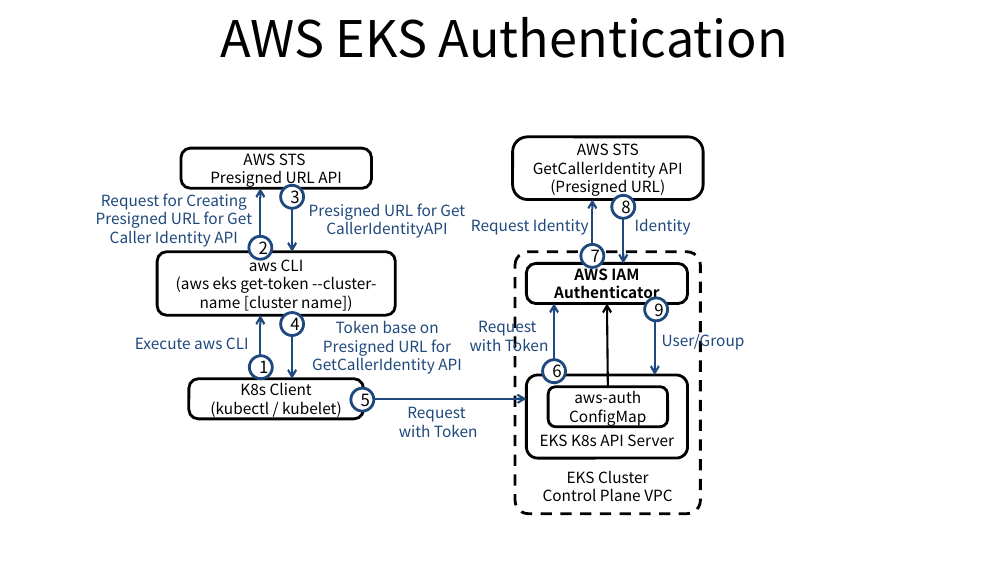
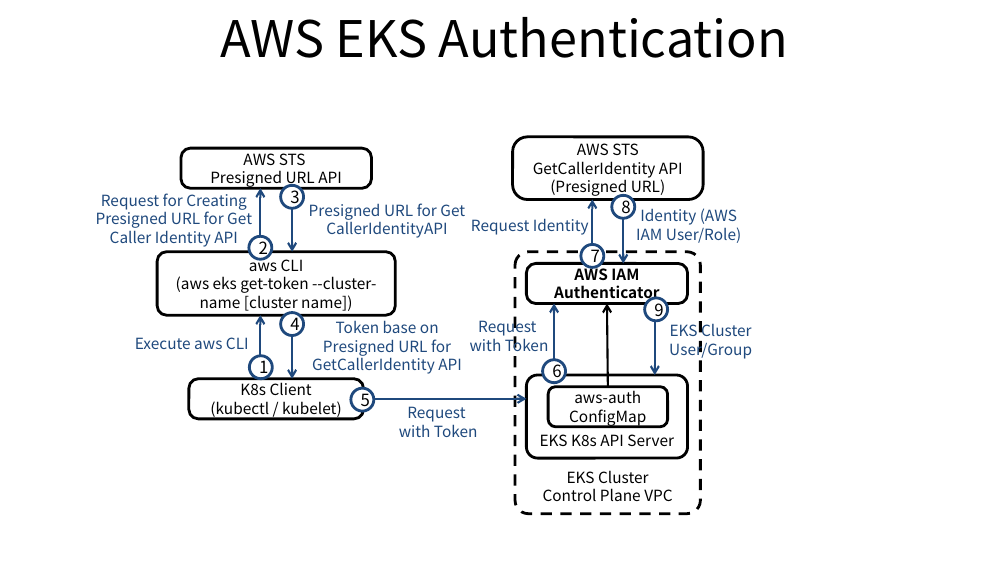
Before and after one commit to ssup2/blog-old, a slide deck: slide 1 of images/theory_analysis/AWS_EKS_인증/AWS_EKS_인증.pptx. Drawn at 1008x567 pixels with LibreOffice and Linux fonts; fonts in the diff are those of the drawing. Boxes give left, top, right and bottom in pixels: in the first picture for what was removed or moved away, otherwise in the second. Text is boxed around its words. In the diff, an @@ line names an element or a change of style, - is before the commit and + after.

```diff
--- a/images/theory_analysis/AWS_EKS_인증/AWS_EKS_인증.pptx
+++ b/images/theory_analysis/AWS_EKS_인증/AWS_EKS_인증.pptx
@@ text at (x1=636, y1=208, x2=741, y2=243): text changed @@
-Identity
+Identity (AWS IAM User/Role)
@@ text "EKS Cluster" moved from (x1=662, y1=330, x2=745, y2=350) to (x1=669, y1=321, x2=752, y2=359) @@
@@ text at (x1=670, y1=321, x2=752, y2=336): paragraph added @@
+EKS Cluster
```
Also in this commit, not shown: 2 other files.
